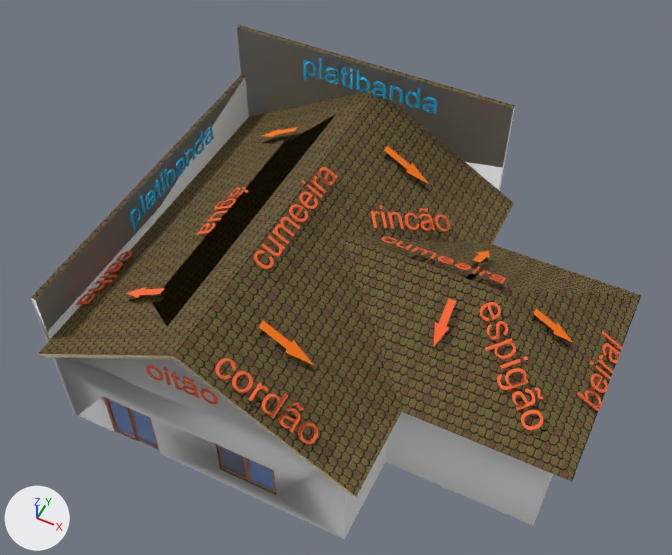
The COLLADA model imagens/casa.dae: old version first, new version second.
One viewpoint serves both versions: a 50 mm lens placed at (7.8, -17.4, 26.6), pointed at (-1.0, 0.2, 4.5). The lights are fixed; the arrows at lower left show +X, +Y and +Z. Where no turn or scale is listed for an object, it has been applied to the vertices. Vertices at the same position are counted once.

The first picture shows 'SketchUp', 'group_0', 'group_1', 'group_11', 'group_2', 'group_3', 'group_4', 'group_5', 'group_6', 'group_7', 'group_8', 'group_9'.
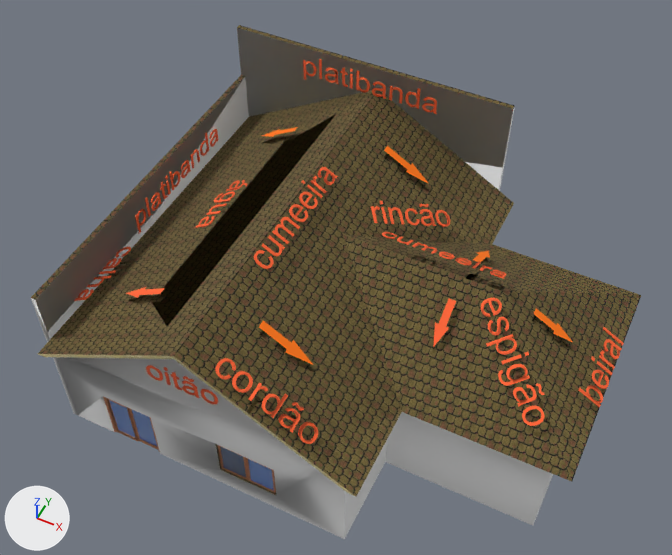
Location of each change, (x1, y1, x2, y2) in pixels of the pictures (672 x 555 px; the box of a moved part takes in the faces that stretch with it):
'group_3', moved: before (480, 302, 543, 430); after (481, 298, 545, 426)
'group_1', reshaped, moved: before (130, 127, 214, 231); after (135, 129, 219, 233)
'group_2', moved: before (577, 331, 622, 411); after (578, 327, 624, 407)
'group_6', moved: before (371, 205, 450, 231); after (371, 201, 450, 227)
'group_8', recoloured: (303, 59, 437, 114) in both
'group_4', moved: before (382, 237, 506, 283); after (382, 232, 506, 279)
'group_0', moved: before (196, 187, 248, 235); after (195, 180, 248, 228)
'group_7', moved: before (76, 251, 132, 305); after (74, 247, 131, 301)
part 1 of me_group_1, moved or reshaped: before (160, 174, 166, 193); after (165, 175, 171, 195)
part 2 of me_group_1, moved or reshaped: before (130, 195, 146, 230); after (135, 197, 151, 231)
part 3 of me_group_1, recoloured: before (131, 127, 214, 231); after (136, 129, 219, 233)

The change, as a diff of the scene's bpy script:
```diff
--- a/imagens/casa.dae.py
+++ b/imagens/casa.dae.py
@@ me_group_1 @@
 me_group_1.from_pydata(...)  # 892 vertices, 1764 faces; spans x 0.0..0.03, y 0.0..4.95, z 0.0..1.0
 # used by ob_group_1; location = (-7.57, -1.28, 5.0)
-me_group_1.vertices[574].co = (0.03, 1.77, 1.0)  # pixel (160, 175)
-me_group_1.vertices[575].co = (0.03, 1.77, 0.89)  # pixel (161, 178)
-me_group_1.vertices[880].co = (0.03, 1.77, 0.79)  # pixel (161, 180)
-me_group_1.vertices[881].co = (0.03, 1.77, 0.22)  # pixel (164, 193)
-me_group_1.vertices[819].co = (0.0, 0.0, 0.0)  # pixel (133, 231)
-me_group_1.vertices[820].co = (0.0, 0.0, 0.79)  # pixel (129, 213)
-me_group_1.vertices[888].co = (0.03, 0.61, 1.0)  # pixel (140, 197)
-me_group_1.vertices[889].co = (0.03, 0.61, 0.22)  # pixel (144, 214)
+# me_group_1 part 1
+me_group_1.vertices[574].co = (0.03, 1.77, 0.89)  # pixel (166, 179)
+me_group_1.vertices[575].co = (0.03, 1.77, 1.0)  # pixel (165, 177)
+me_group_1.vertices[880].co = (0.03, 1.77, 0.22)  # pixel (169, 194)
+me_group_1.vertices[881].co = (0.03, 1.77, 0.79)  # pixel (166, 182)
+# me_group_1 part 2
+me_group_1.vertices[819].co = (0.0, 0.0, 0.79)  # pixel (134, 215)
+me_group_1.vertices[820].co = (0.0, 0.0, 0.0)  # pixel (138, 233)
+me_group_1.vertices[888].co = (0.03, 0.61, 0.22)  # pixel (149, 216)
+me_group_1.vertices[889].co = (0.03, 0.61, 1.0)  # pixel (145, 199)
+# me_group_1 part 3: 1488 faces spanning x 0.0..0.03, y 0.0..4.95, z 0.0..1.0 switch from mat_0097_deepskyblue (cyan #00bfff) to mat_color_b04 (orange #ff6532)
@@ me_group_8 @@
 me_group_8.from_pydata(...)  # 892 vertices, 1764 faces; spans x 0.0..4.95, y -0.03..0.0, z 0.0..1.0
-me_group_8.materials.append(mat_0097_deepskyblue)  # cyan #00bfff
+me_group_8.materials.append(mat_color_b04)  # orange #ff6532
@@ ob_group_0 @@
 ob_group_0 = bpy.data.objects.new('group_0', me_group_0)
-ob_group_0.location = (-5.27, 1.1, 5.83)
+ob_group_0.location = (-5.27, 1.1, 6.13)
@@ ob_group_1 @@
 ob_group_1 = bpy.data.objects.new('group_1', me_group_1)
-ob_group_1.location = (-7.57, -1.28, 5.0)
+ob_group_1.location = (-7.37, -1.28, 5.0)
@@ ob_group_2 @@
 ob_group_2 = bpy.data.objects.new('group_2', me_group_2)
-ob_group_2.location = (7.84, -0.9, 4.39)
+ob_group_2.location = (7.84, -0.9, 4.59)
@@ ob_group_3 @@
 ob_group_3 = bpy.data.objects.new('group_3', me_group_3)
-ob_group_3.location = (3.86, -2.61, 4.78)
+ob_group_3.location = (3.86, -2.61, 4.98)
@@ ob_group_4 @@
 ob_group_4 = bpy.data.objects.new('group_4', me_group_4)
-ob_group_4.location = (0.33, 0.45, 6.3)
+ob_group_4.location = (0.33, 0.45, 6.5)
@@ ob_group_6 @@
 ob_group_6 = bpy.data.objects.new('group_6', me_group_6)
-ob_group_6.location = (1.6, 1.19, 5.25)
+ob_group_6.location = (1.6, 1.19, 5.45)
@@ ob_group_7 @@
 ob_group_7 = bpy.data.objects.new('group_7', me_group_7)
-ob_group_7.location = (-7.77, -4.31, 4.39)
+ob_group_7.location = (-7.77, -4.31, 4.59)
```
